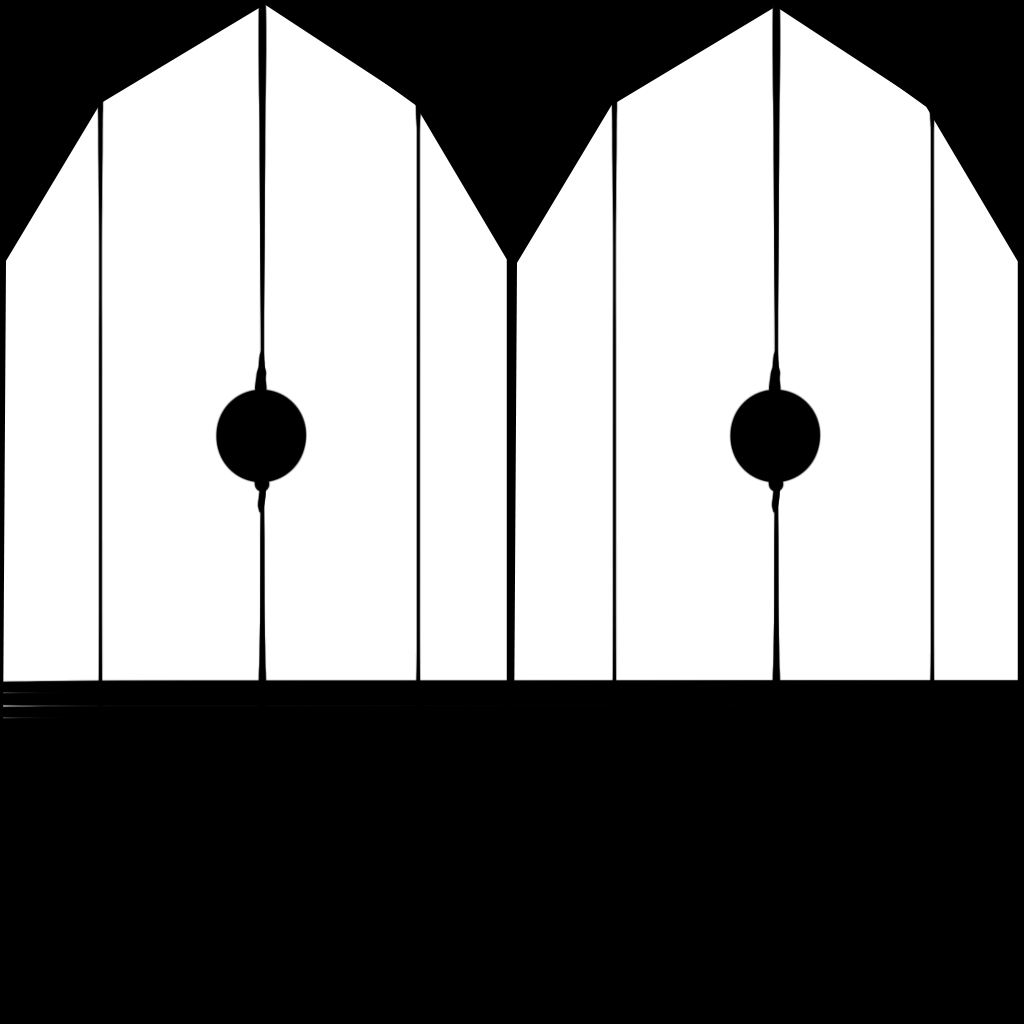
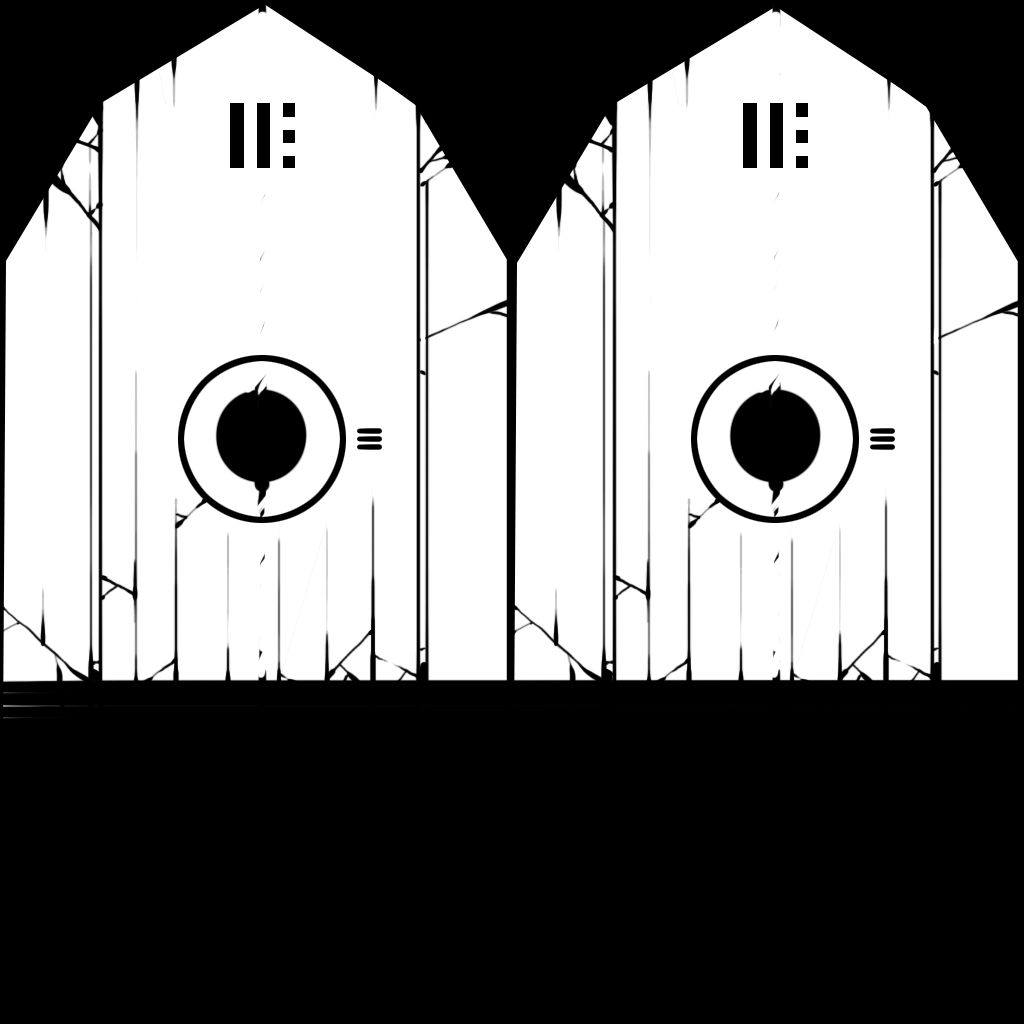
Revision of a layered 1024px x 1024px image; what changed, layer by layer:
added group "Group 2 copy" with 9 layers above "Group 2" over [3, 10, 507, 707]
added layer "Layer 5" (1st of 2, in "Group 2 copy") in group "Group 2 copy" over [230, 103, 295, 168]
added layer "Layer 10" (1st of 2, in "Group 2 copy") in group "Group 2 copy" over [3, 117, 458, 707]
added layer "Layer 9" (1st of 2, in "Group 2 copy") in group "Group 2 copy" over [3, 10, 507, 707]
added group "Group 1" (1st of 2, in "Group 2 copy") with 3 layers in group "Group 2 copy" over [356, 428, 382, 450]
added layer "Layer 8 copy 2" (1st of 2, in "Group 2 copy" › "Group 1") in group "Group 1" over [356, 444, 382, 450]
added layer "Layer 8 copy" (1st of 2, in "Group 2 copy" › "Group 1") in group "Group 1" over [356, 436, 382, 442]
added layer "Layer 8" (1st of 2, in "Group 2 copy" › "Group 1") in group "Group 1" over [356, 428, 382, 434]
added layer "Layer 7" (1st of 2, in "Group 2 copy") in group "Group 2 copy" over [178, 355, 346, 523]
added layer "Layer 6" (1st of 2, in "Group 2 copy") in group "Group 2 copy" over [234, 10, 288, 679]
added group "Group 2" with 9 layers above "Layer 4 copy" over [514, 10, 1018, 706]
added layer "Layer 5" (2nd of 2, in "Group 2") in group "Group 2" over [743, 103, 808, 168]
added layer "Layer 10" (2nd of 2, in "Group 2") in group "Group 2" over [514, 117, 971, 706]
added layer "Layer 9" (2nd of 2, in "Group 2") in group "Group 2" over [514, 10, 1018, 706]
added group "Group 1" (2nd of 2, in "Group 2") with 3 layers in group "Group 2" over [869, 428, 895, 450]
added layer "Layer 8 copy 2" (2nd of 2, in "Group 2" › "Group 1") in group "Group 1" over [869, 444, 895, 450]
added layer "Layer 7" (2nd of 2, in "Group 2") in group "Group 2" over [691, 355, 859, 523]
added layer "Layer 6" (2nd of 2, in "Group 2") in group "Group 2" over [747, 10, 801, 679]
…and 2 more changes (2 added)
